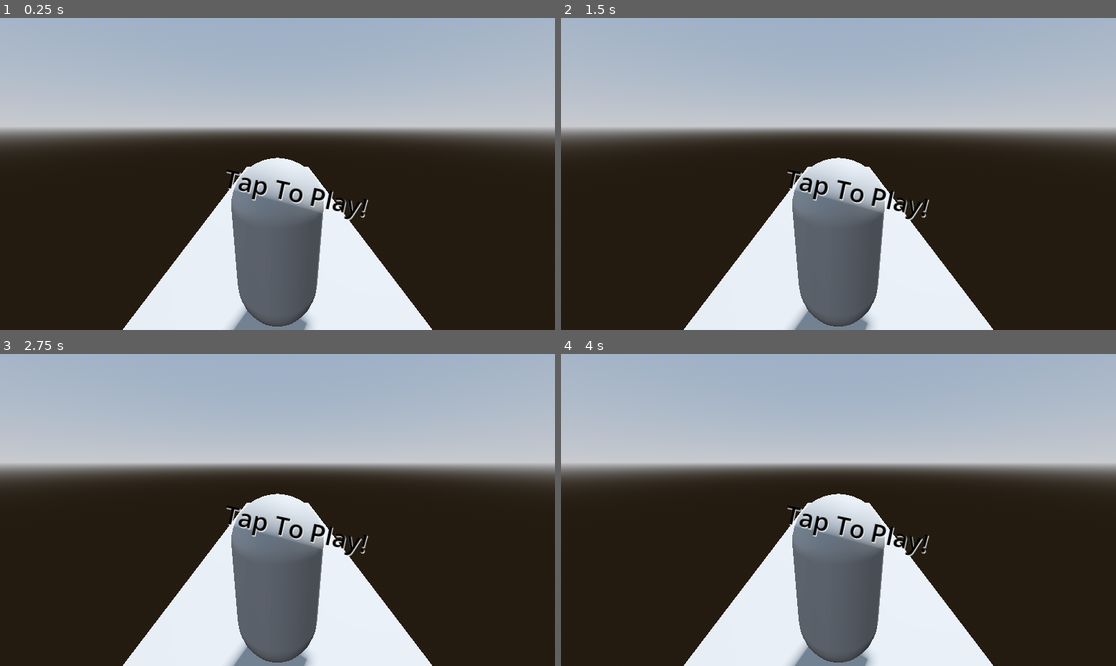
Above: before the commit, frames 1-4 (two rows, left to right).
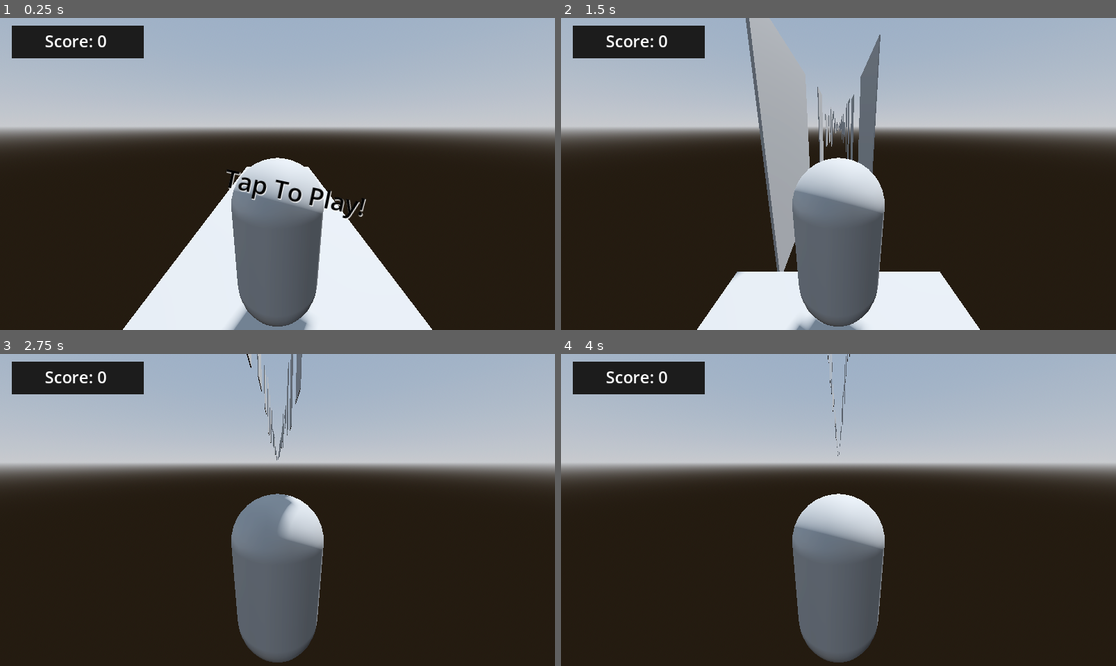
Above: after the commit, the same moments.

Repository: Caesar-Codicis/runner-remade
Game: Godot game, scene res://main_scene.tscn
The game is run twice, just before and just after one commit, with the same random seed, the same clock (stepped at 60 frames per second) and the same inputs.
Inputs (mouse positions are in pixels of both pictures, inside the frame that each line leads up to):
- Up to frame 1 (0.25 s): no input
- Up to frame 2 (1.5 s): tap Enter at 0.5, 1.25 s; move the mouse to (960, 158) at 0.52 s; click (960, 158) at 0.67 s; move the mouse to (727, 189) at 1.27 s; click (727, 189) at 1.42 s
- Up to frame 3 (2.75 s): tap Enter at 2 s; move the mouse to (333, 441) at 2.02 s; click (333, 441) at 2.17 s
- Up to frame 4 (4 s): tap Enter at 2.75, 3.5 s; move the mouse to (810, 572) at 2.77 s; click (810, 572) at 2.92 s; move the mouse to (1005, 556) at 3.52 s; click (1005, 556) at 3.67 s

The runs differ from the first frame. In frame 1, 3.1% of the frame differs, in the area x 2-67%, y 2-65%; in frame 2, 11%; in frame 3, 15%, in the area x 2-78%, y 0-100%; in frame 4, 14%.
Error before the commit: Invalid call. Nonexistent function 'instance' in base 'PackedScene'. (res://StartScreen.gd:13)

Commit message:
Failure mechanics
Minor changes: "tap to start" zoom animation now works, game pauses when too far out or fallen down,  TO BE IMPLEMENTED: restarting, end screen, display score

Diff:
--- a/StartScreen.gd
+++ b/StartScreen.gd
@@ -10,7 +10,7 @@
 	# Engine.time_scale = 1 ## debugging tool for controlling speed of playback
 
 	var ui_scene = load("res://ui.tscn")
-	_ui = ui_scene.instance()
+	_ui = ui_scene.instantiate()
 	add_child(_ui)
 
 	_startLabel = $CanvasLayer/StartLabel
--- a/StartZoomAnimation.gd
+++ b/StartZoomAnimation.gd
@@ -1,6 +1,4 @@
 extends AnimationPlayer
-
-var StartZoomAnimation: AnimationPlayer
 
 # Called when the node enters the scene tree for the first time.
 func _ready() -> void:
@@ -8,5 +6,5 @@
 
 
 # Called every frame. 'delta' is the elapsed time since the previous frame.
-func _process(delta: float) -> void:
+func _process(_delta: float) -> void:
 	pass
--- a/attach sound.gd
+++ b/attach sound.gd
@@ -7,7 +7,7 @@
 
 
 # Called every frame. 'delta' is the elapsed time since the previous frame.
-func _process(delta: float) -> void:
+func _process(_delta: float) -> void:
 	pass
 
 
--- /dev/null
+++ b/default_bus_layout.tres
@@ -0,0 +1,4 @@
+[gd_resource type="AudioBusLayout" format=3 uid="uid://bwlcgvgs4b2qv"]
+
+[resource]
+bus/0/send = &"New Bus"
--- a/main_scene.tscn
+++ b/main_scene.tscn
@@ -41,15 +41,16 @@
 tracks/0/interp = 1
 tracks/0/loop_wrap = true
 tracks/0/keys = {
-"times": PackedFloat32Array(0),
-"transitions": PackedFloat32Array(1),
+"times": PackedFloat32Array(0, 0.001),
+"transitions": PackedFloat32Array(1, 1),
 "update": 0,
-"values": [Vector2(1, 1)]
+"values": [Vector2(1, 1), Vector2(2, 2)]
 }
 
 [sub_resource type="Animation" id="Animation_ni6ys"]
 resource_name = "StartZoomer"
-length = 0.001
+length = 0.3667
+loop_mode = 2
 tracks/0/type = "value"
 tracks/0/imported = false
 tracks/0/enabled = true
@@ -57,7 +58,7 @@
 tracks/0/interp = 1
 tracks/0/loop_wrap = true
 tracks/0/keys = {
-"times": PackedFloat32Array(0, 0.001),
+"times": PackedFloat32Array(0, 0.3667),
 "transitions": PackedFloat32Array(1, 1),
 "update": 0,
 "values": [Vector2(1, 1), Vector2(1.5, 1.5)]
--- a/player.gd
+++ b/player.gd
@@ -5,6 +5,8 @@
 const GRAVITY = -9.8
 const JUMPVELOCITY = 1.15
 const INITIALZ = -3.75
+var INITIALY = position.y
+var INITIALX = position.x
 const HORIZONTALJUMPSPEED = 4.0
 const MAXFORWARDVELOCITY = 2.5
 
@@ -33,6 +35,7 @@
 	_ui = main_scene._ui
 
 func _physics_process(delta):
+
 	var playerVelocity = Vector3.ZERO
 	playerVelocity = velocity
 
@@ -59,12 +62,15 @@
 			playerVelocity.z = -(PLAYERSPEED - 0.5)
 
 	if not jumping:
-		self.velocity = playerVelocity
+		velocity = playerVelocity
 	else:
 		if global_position.y > 1.5 or global_position.y < 0.1:
 			jumping = false
 
 	move_and_slide()
+
+	ExitConditions()
+
 
 func HandleWallStickOrJump(delta):
 
@@ -169,7 +175,7 @@
 func ApplyJump():
 	print("Jumping")
 	jumping = true
-	var jumpVelocity = self.velocity ## Check this statement in partular, unclear what is meant by capital Velocity
+	var jumpVelocity = velocity
 
 	## Apply upward velocity
 	jumpVelocity.y = JUMPVELOCITY
@@ -203,7 +209,7 @@
 	## set the forward z velo
 	jumpVelocity.z = -requiredForwardVelocity
 
-	self.velocity = jumpVelocity
+	velocity = jumpVelocity
 
 func GetVerticalMovement():
 	var verticalMovement = global_position.y
@@ -378,3 +384,16 @@
 
 	JumpToWall(targetPosition)
 	hasReachedWall = false
+
+
+func ExitConditions():
+	if pow(position.x,2) > pow(INITIALX+2,2):
+		self.process_mode = Node.PROCESS_MODE_PAUSABLE
+		get_tree().paused = true
+		print("too far out", get_tree().paused)
+	elif position.y < INITIALY - 9.0:
+		self.process_mode = Node.PROCESS_MODE_PAUSABLE
+		get_tree().paused = true
+		print("fell off", get_tree().paused)
+	else:
+		return
--- a/ui.gd
+++ b/ui.gd
@@ -11,5 +11,5 @@
 
 
 # Called every frame. 'delta' is the elapsed time since the previous frame.
-func _process(delta: float) -> void:
+func _process(_delta: float) -> void:
 	pass
